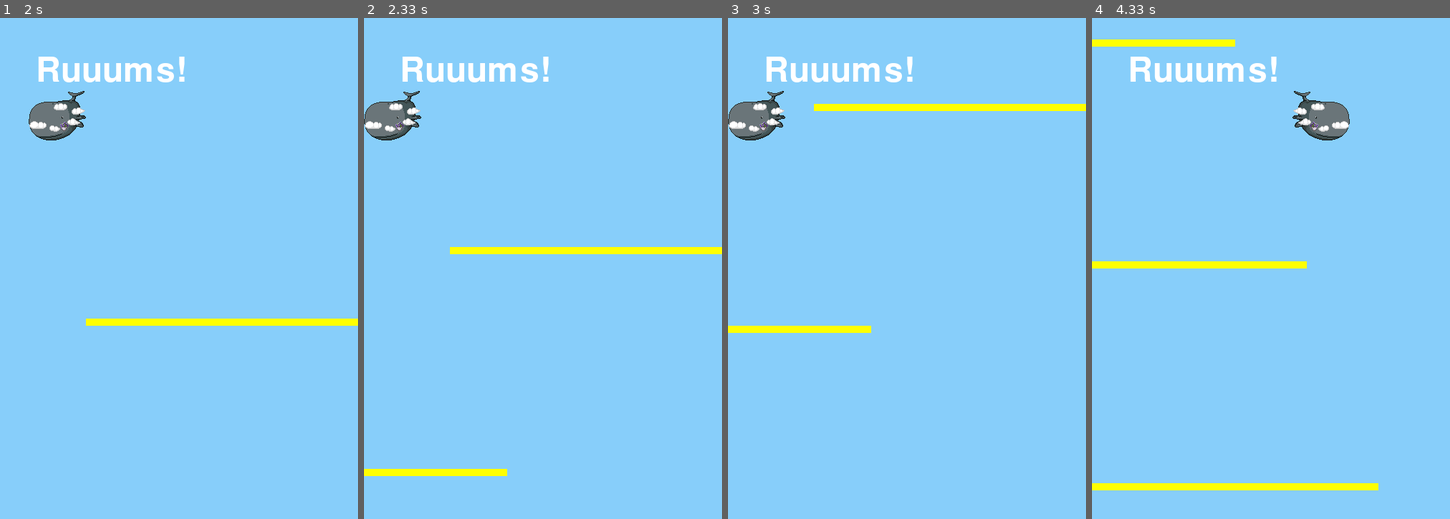
Above: before the commit, frames 1-4 (left to right).
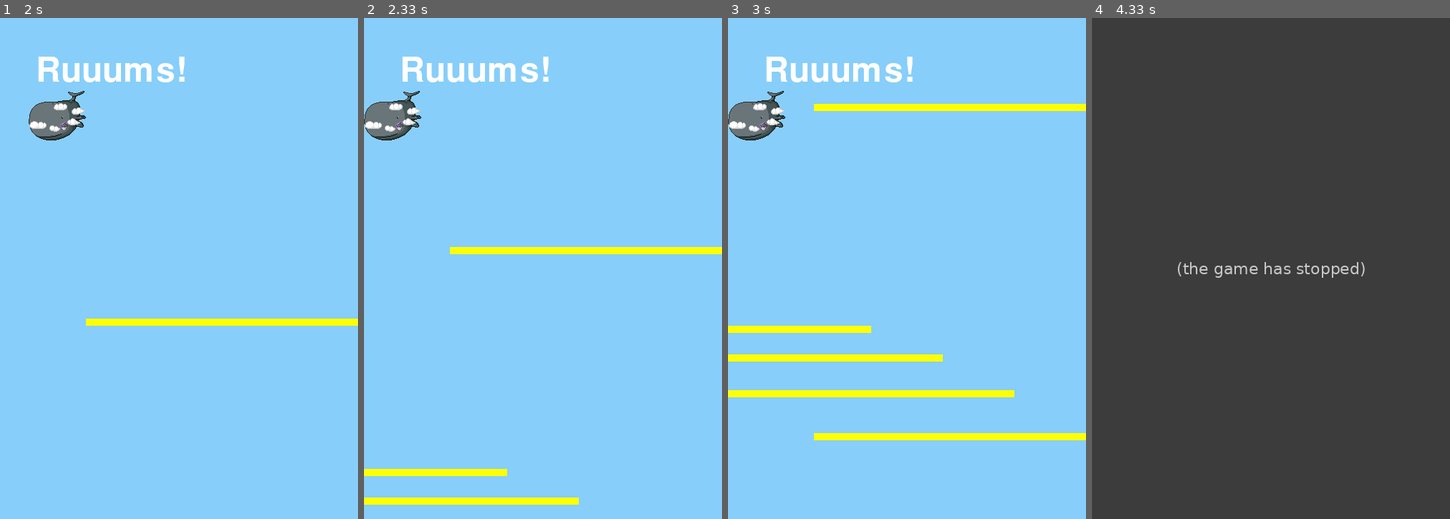
Above: after the commit, the same moments.

Repository: thinkJD/pygame_DownFall
Game: pygame game, started from DownFall.py
Two runs of this game, one before a commit and one after it. Both use one fixed random seed, a clock stepped at 60 frames per second and the inputs below. The source is Python 2; it was converted automatically to run under Python 3.
Inputs:
- Up to frame 1 (2 s): hold Right 0.33-0.8 s; hold Right 0.83-1.3 s; hold Left 1.33-1.87 s; hold Left from 1.9 s (still down)
- Up to frame 2 (2.33 s): release Left at 2.3 s
- Up to frame 3 (3 s): no input
- Up to frame 4 (4.33 s): hold Left 3-3.47 s; hold Right 3.5-3.97 s

Frame 1 is identical in both runs. In frame 2, 0.9% of the frame differs, in the area x 0-60%, y 95-98%; in frame 3, 3.1%; in frame 4, 100%, in the area x 0-100%, y 0-100%.
After the commit the program exited at 4 s; later frames show no game.

Commit message:
Wall distance
Added a third value in level.json play_field array.

[1, 2, 3]
1 = x offset
2 = width
3 = y offset

Diff:
--- a/DownFall.py
+++ b/DownFall.py
@@ -68,7 +68,6 @@
         collision_list = pygame.sprite.spritecollide(self.player, self.enemy_sprites, True)
         # if a collision is detected, handle player death
         if len(collision_list) > 0:
-            print "Collision detected"
             self.score_counter.update_text("Ruuums!")
             self.score_counter.update_color([255, 255, 255])
             if self.level['lives'] > 0:
@@ -88,12 +87,13 @@
             # calculate distance to the nearest sprite
             near_sprite = max(self.enemy_sprites, key=lambda w: w.rect.bottom)
             # if the distance is greater the clock, set a flag
-            if self.screen.get_height() - near_sprite.rect.bottom >= self.level['base_clock']:
+            if self.screen.get_height() - near_sprite.rect.bottom >= self.level['next_wall']:
                 draw_wall = True
         # if draw_wall is set do it
         if draw_wall and self.bar_count < len(self.level['play_field']):
             wall_info = list(self.level['play_field'][self.bar_count])
             self.bar_count += 1
+            self.level['next_wall'] = wall_info[2]
             tmp_wall = Wall(self.screen, 10, wall_info[0], wall_info[1], 10)
             self.enemy_sprites.add(tmp_wall)
             self.all_sprites.add(tmp_wall)
@@ -120,7 +120,7 @@
         # debug
         print "Level Information:"
         print "  level_name : %s" % self.level['level_name']
-        print "  base_clock : %s" % self.level['base_clock']
+        print "  next_wall : %s" % self.level['next_wall']
         print "  lives : %s" % self.level['lives']
         print "  play_field: %s" % self.level['play_field']
         print "end Level Information"
--- a/Level/Level_1/level.json
+++ b/Level/Level_1/level.json
@@ -1,17 +1,17 @@
 {
   "level_name": "Herz aus Gold",
-  "base_clock": 300,
+  "next_wall": 300,
   "lives": 1,
   "play_field": [
-    [0, 380],
-    [120, 380],
-    [0, 200],
-    [0, 300],
-    [0, 400],
-    [120, 380],
-    [0, 380],
-    [300, 200],
-    [200, 300],
-    [120, 380]
+    [0, 380, 300],
+    [120, 380, 300],
+    [0, 200, 30],
+    [0, 300, 40],
+    [0, 400, 50],
+    [120, 380, 230],
+    [0, 380, 300],
+    [300, 200, 500],
+    [200, 300, 120],
+    [120, 380, 30]
   ]
 }
